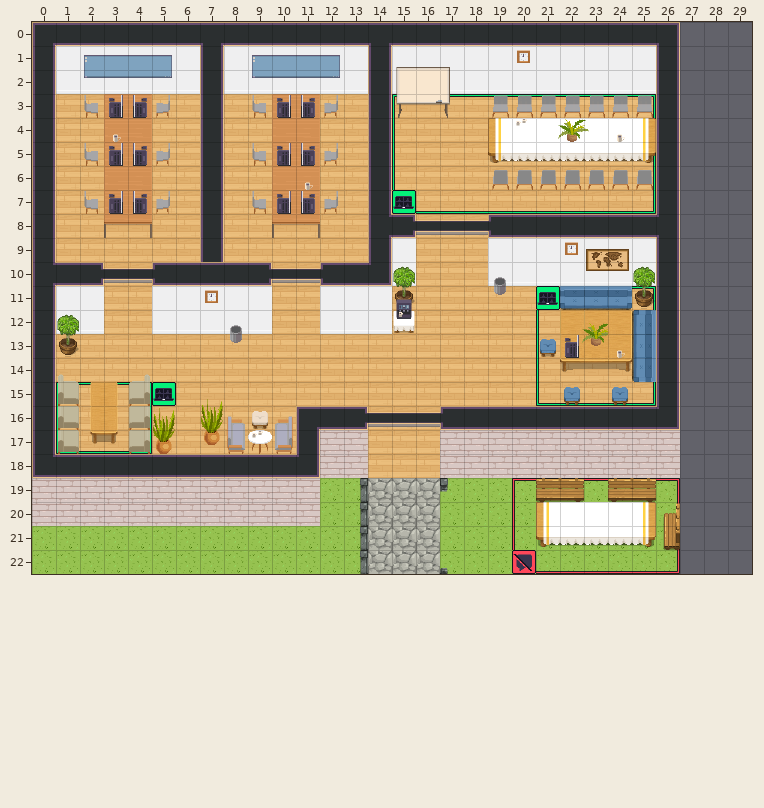
Tiled map (JSON): office2.tmj. Above: the version before the commit.
Cells are 32x32 px. Shown: x 0..29, y 0..22. The old version is drawn lined up with the new one.
Once edited:
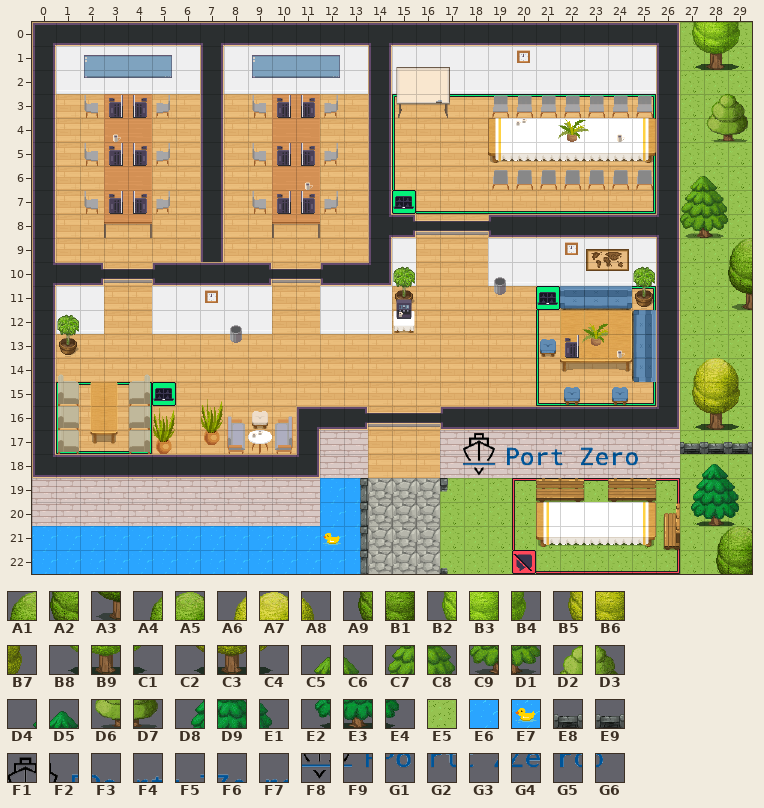
Key: from "WA_Exterior": A1 0, A2 25, A3 50, A4 75, A5 76, A6 81, A7 82, A8 83, A9 100, B1 101, B2 103, B3 104, B4 105, B5 106, B6 107, B7 108, B8 128, B9 129, C1 130, C2 131, C3 132, C4 133, C5 278, C6 279, C7 303, C8 304, C9 328, D1 329, D2 336, D3 337, D4 356, D5 357, D6 361, D7 362, D8 381, D9 382, E1 383, E2 406, E3 407, E4 408, E5 720, E6 742, E7 768, E8 779, E9 780; from "logo": F1 1, F2 2, F3 3, F4 4, F5 5, F6 6, F7 7, F8 10, F9 11, G1 12, G2 13, G3 14, G4 15, G5 16, G6 17.
__ is an empty cell.
Changes in this commit:
map size 27x23 -> 30x23 cells
Layer "boeden":
y 0: x 27 __ -> E5; x 29 __ -> E5
y 1..14: x 27..29 __ __ __ -> E5 E5 E5
y 15: x 27 __ -> E5; x 29 __ -> E5
y 16..18: x 27..29 __ __ __ -> E5 E5 E5
y 19..20: x 12..13 E5 E5 -> E6 E6; x 27..29 __ __ __ -> E5 E5 E5
y 21: x 0..13 E5 E5 E5 E5 E5 E5 E5 E5 E5 E5 E5 E5 E5 E5 -> E6 E6 E6 E6 E6 E6 E6 E6 E6 E6 E6 E6 E7 E6; x 27..29 __ __ __ -> E5 E5 E5
y 22: x 0..13 E5 E5 E5 E5 E5 E5 E5 E5 E5 E5 E5 E5 E5 E5 -> E6 E6 E6 E6 E6 E6 E6 E6 E6 E6 E6 E6 E6 E6; x 27..28 __ __ -> E5 E5
Layer "baeume":
y 0: x 27..29 __ __ __ -> B2 B3 B4
y 1: x 27..29 __ __ __ -> B8 B9 C1
y 3: x 28..29 __ __ -> D2 D3
y 4: x 28..29 __ __ -> D6 D7
y 6: x 27..28 __ __ -> C5 C6
y 7: x 27..28 __ __ -> C7 C8
y 8: x 27..28 __ __ -> C9 D1
y 9: x 29 __ -> A1
y 10: x 29 __ -> A2
y 11: x 29 __ -> A3
y 14: x 27..29 __ __ __ -> A6 A7 A8
y 15: x 27..29 __ __ __ -> B5 B6 B7
y 16: x 27..29 __ __ __ -> C2 C3 C4
y 17: x 27..29 __ __ __ -> E8 E8 E9
y 18: x 27..28 __ __ -> D4 D5
y 19: x 27..29 __ __ __ -> D8 D9 E1
y 20: x 27..29 __ __ __ -> E2 E3 E4
y 21: x 28..29 __ __ -> A4 A5
y 22: x 28..29 __ __ -> A9 B1
Layer "wanddeko":
y 17: x 18..24 __ __ __ __ __ __ __ -> F1 F2 F3 F4 F5 F6 F7
y 18: x 18..25 __ __ __ __ __ __ __ __ -> F8 F9 G1 G2 G3 G4 G5 G6
Pixel boxes of the changes (left, top, right, bottom) in both pictures:
added: (680, 22, 752, 574)
added: (464, 433, 638, 476)
changed: (32, 478, 361, 574)
